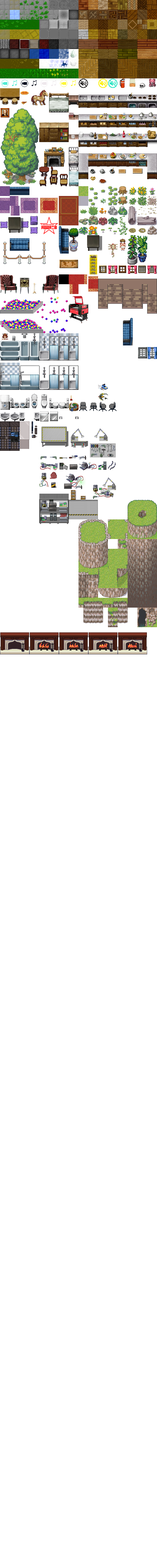
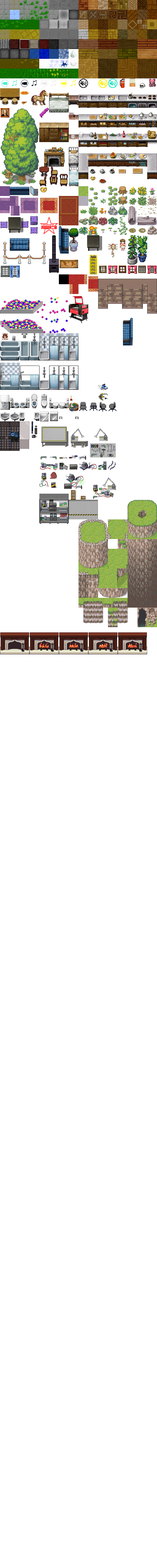
The second w=157, h=1568 image is a revision of the first. Changes to its layers:
painted on "tiles" over box(0, 107, 157, 360)
